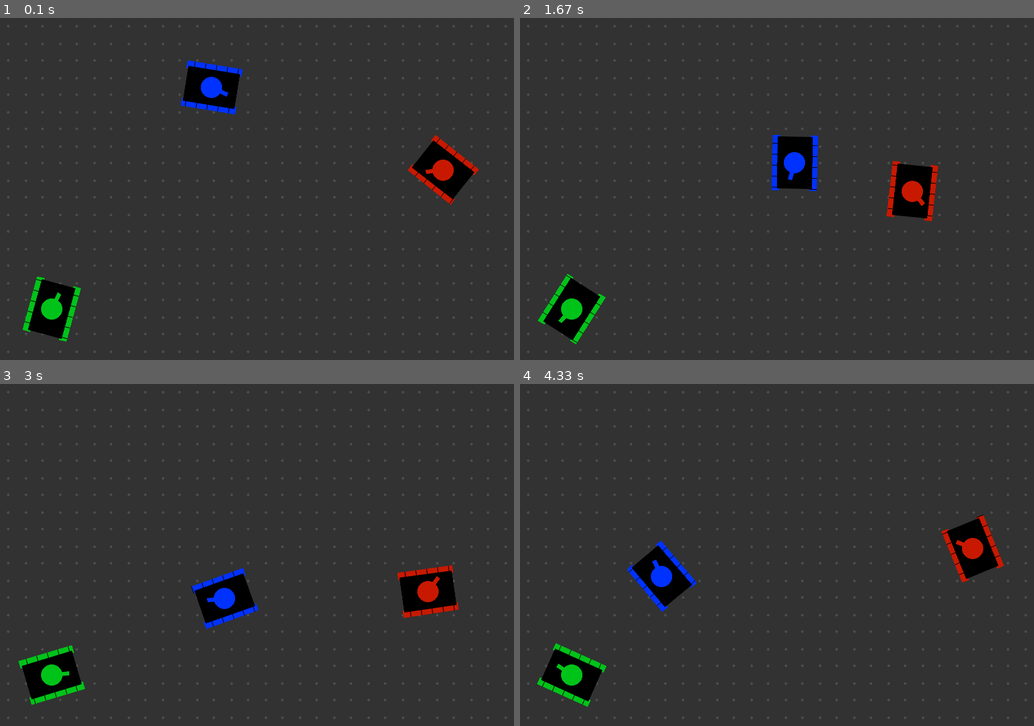
Above: before the commit, frames 1-4 (two rows, left to right).
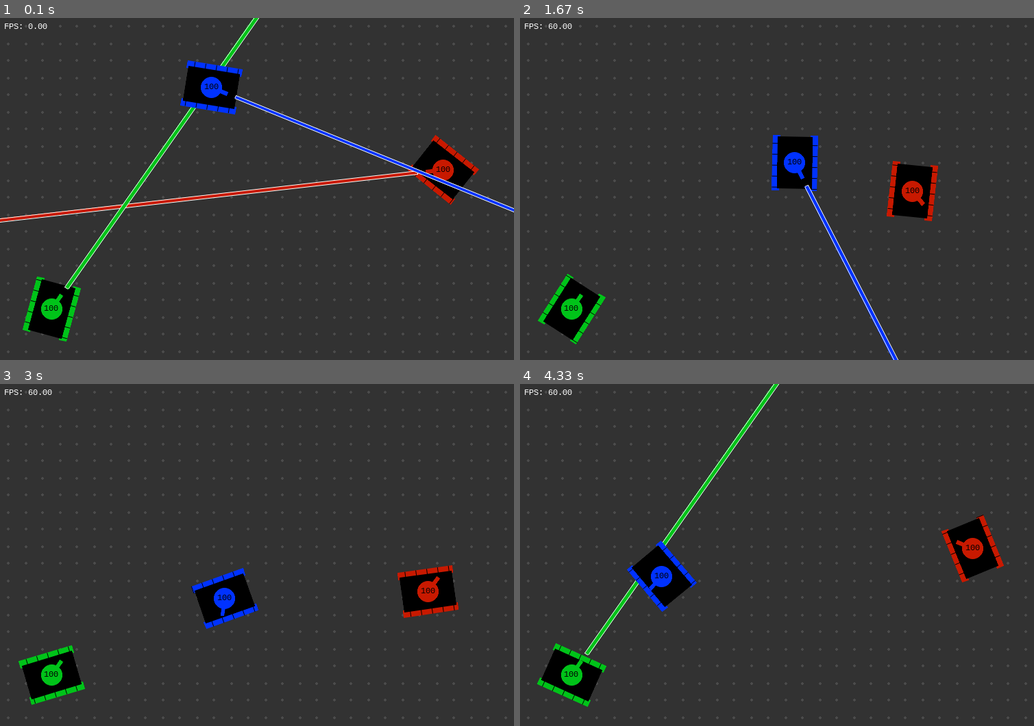
Above: after the commit, the same moments.

Repository: ginop/LaserTanks
Game: pygame game, started from LaserTanks_PyGame.py
Two runs of this game, one before a commit and one after it. Both use one fixed random seed, a clock stepped at 60 frames per second and the inputs below.
Inputs:
- Up to frame 1 (0.1 s): no input
- Up to frame 2 (1.67 s): no input
- Up to frame 3 (3 s): no input
- Up to frame 4 (4.33 s): no input

The runs differ from the first frame. In frame 1, 2.7% of the frame differs, in the area x 0-100%, y 0-86%; in frame 2, 0.8%; in frame 3, 0.2%; in frame 4, 1.1%.

Commit message:
Moved controls to testControls.py and added lasers

Diff:
--- a/LaserTanks_PyGame.py
+++ b/LaserTanks_PyGame.py
@@ -10,6 +10,7 @@
 import pygame as pg
 from pygame import gfxdraw
 from math import pi
+import testControls
 
 d2r = pi/180
 
@@ -31,25 +32,41 @@
     return points
 
 
+def text(str, pos, color, centered=False):
+    pos = np.array(pos)
+    pos[1] = screen_height - pos[1]
+    pos *= px
+    label = myfont.render(str, 1, color)
+    if centered:
+        r = label.get_rect()
+        pos -= [r.width/2., r.height/2.]
+    pos = pos.round().astype(int)
+    screen.blit(label, pos)
+
+
 def line(points, color):
     points[:, 1] = screen_height - points[:, 1]
     pg.draw.aaline(screen, color, px*points[0, :], px*points[1, :])
 
 
-def polygon(points, color):
+def polygon(points, color, edge_color=None):
+    if edge_color is None:
+        edge_color = color
     # Invert Y coordinate so up is positive (PyGame uses down as positive)
     points[:, 1] = screen_height - points[:, 1]
     gfxdraw.filled_polygon(screen, (px*points).round().astype(int), color)
-    gfxdraw.aapolygon(screen, (px*points).round().astype(int), color)
-
-
-def circle(center, radius, color):
+    gfxdraw.aapolygon(screen, (px*points).round().astype(int), edge_color)
+
+
+def circle(center, radius, color, edge_color=None):
+    if edge_color is None:
+        edge_color = color
     gfxdraw.filled_circle(screen, int(round(px*center[0])),
                           int(round(px*(screen_height-center[1]))),
                           int(round(px*radius)), color)
     gfxdraw.aacircle(screen, int(round(px*center[0])),
                      int(round(px*(screen_height-center[1]))),
-                     int(round(px*radius)), color)
+                     int(round(px*radius)), edge_color)
 
 
 class Tank():
@@ -63,21 +80,29 @@
     turret_radius = 0.6
     barrel_width = 0.2
     barrel_length = 1.
-
-    def __init__(self, color, pos=[0., 0.], orient=[0., 0.]):
+    laser_width = barrel_width
+    blast_radius = 0.4
+
+    laser_dur = 0.5  # duration of laser shot in seconds
+    damage = 100  # HP per sec
+    reload_time = 1
+
+    def __init__(self, control, color, pos=[0., 0.], orient=[0., 0.]):
+        self.control = control
         self.position = np.array(pos).astype(float)
-        self.orientation = orient
+        self.orientation = np.array(orient)
         self.velocity = np.array([0, 0]).astype(float)
-        self.drive = np.array([0., 0.])
-        self.tread_offset = np.array([0., 0.])
+        self.drive = np.array([0., 0.])  # L and R tread speed in units/sec
+        self.tread_offset = np.array([0., 0.])  # for animating treads
+        self.spin = 0.  # commanded turret spin in degrees per sec
+        self.shoot = False  # command to fire laser
+        self.time_to_ready = 0.  # counts down from reload_time after each shot
         self.hull = 100
         self.battery = 100
         self.color = color
         self.shield = None
-        self.reload_time = 1
 
     def draw(self):
-
         # Specify tank shape centered on origin with 0 rotation (pointed up)
         u = np.array([[-1, -1], [1, -1], [1, 1], [-1, 1]])/2
         body = u * [Tank.body_width, Tank.body_length]
@@ -119,6 +144,27 @@
         polygon(barrel, self.color)
         circle(self.position, 0.6, self.color)
 
+        # print HP on tank turret
+        text("{}".format(self.hull), self.position, (0, 0, 0), centered=True)
+
+        # draw laser if shooting (indicated by time_to_read above reload_time)
+        if self.time_to_ready > self.reload_time:
+            laser = (u * [Tank.laser_width, 1000] +
+                  [0, Tank.barrel_length + 0.5 + 500])
+            laser = rotate(laser, self.orientation[0]+self.orientation[1])
+            laser += self.position
+            polygon(laser, self.color, (255, 255, 255))
+
+
+    def update(self, dt, t):
+        self.drive, self.spin, self.shoot = self.control(t, Tank)
+
+        self.time_to_ready -= dt
+        if self.time_to_ready > 0.:
+            self.shoot = False
+        elif self.shoot:
+            self.time_to_ready = Tank.reload_time + self.laser_dur
+
     def move(self, dt):
         # forward motion is average of tread speeds
         v = (self.drive[0] + self.drive[1])/2
@@ -127,6 +173,7 @@
         w = (self.drive[1] - self.drive[0])/spread
         # motion is an arc
         self.tread_offset += self.drive*dt
+        self.orientation[1] += self.spin*dt
         a = self.orientation[0]*pi/180  # for brevity below
         if w == 0.0:
             self.position[0] += dt*v*np.sin(a)
@@ -136,30 +183,23 @@
             self.position[1] += v/w*(np.sin(a+w*dt)-np.sin(a))
             self.orientation[0] += w*dt*180/pi
 
-R = Tank((200, 25, 0), [26., 11.], [-45., -45.])
-G = Tank((0, 195, 25), [3., 3.], [24., 11.])
-B = Tank((0, 50, 255), [12., 16.], [95., 15.])
-
-# left, right tread speed in units/sec
-R.drive = np.array([4., 1.])
-B.drive = np.array([3., 5.])
-G.drive = np.array([2., -2.])
-
-
-def draw():
-
-    R.draw()
-    G.draw()
-    B.draw()
-
-    pg.display.flip()
-
+
+R = Tank(testControls.R, (200, 25, 0), [26., 11.], [-45., -45.])
+G = Tank(testControls.G, (0, 195, 25), [3., 3.], [24., 11.])
+B = Tank(testControls.B, (0, 50, 255), [12., 16.], [95., 15.])
+
+tanks = [R, G, B]
 
 clock = pg.time.Clock()
 running = True
+fps = 60
+time = 0
 
 while running:
-    clock.tick(60)  # limit fps
+
+    clock.tick(fps)  # limit fps
+    dt = clock.get_time()/1000
+    time += dt
 
     # End loop when window is closed
     for event in pg.event.get():
@@ -175,11 +215,15 @@
                            (round(px*(x+1/2)),
                             round(px*(y+1/2))), round(px/10))
 
-    R.move(1/60)
-    B.move(1/60)
-    G.move(1/60)
-    draw()
-
+    [T.update(dt, time) for T in tanks]
+    [T.move(dt) for T in tanks]
+    [T.draw() for T in tanks if T.hull > 0]
+
+    actual_fps = clock.get_fps()
+    text("FPS: {:.2f}".format(actual_fps),
+         (1/4, screen_height-1/4), (255, 255, 255))
+
+    pg.display.flip()
 
 pg.quit()
 quit()
--- a/testControls.py
+++ b/testControls.py
@@ -1,4 +1,38 @@
+import numpy as np
+from math import pi
 
-def main(inputs):
+"""
+Controller Inputs:
+    time (seconds)
+    Tank (the Tank class so it's class constants are usable here)
 
-    return [0, 0, 0, 0]
+Controller outputs:
+    drive (array of left, right tread speed in units per sec)
+    spin (turret rotation speed in degrees per sec)
+    shoot (logical to fire laser, ignored while recharging)
+"""
+
+
+def R(t, Tank):
+    drive = np.array([4., 1.])
+    spin = 0.
+    shoot = (t%3)<0.2
+    return drive, spin, shoot
+
+
+def G(t, Tank):
+    drive = np.array([2., -2.])
+    spread = Tank.body_width + Tank.tread_width - 2*Tank.tread_overlap
+    w = (drive[1] - drive[0])/spread
+    spin = -w*180/pi  # counter spin
+    shoot = (t%4)<0.2
+    return drive, spin, shoot
+
+
+def B(t, Tank):
+    drive = np.array([3., 5.])
+    spread = Tank.body_width + Tank.tread_width - 2*Tank.tread_overlap
+    w = (drive[1] - drive[0])/spread
+    spin = -w*180/pi/2  # partial counter spin
+    shoot = True
+    return drive, spin, shoot
